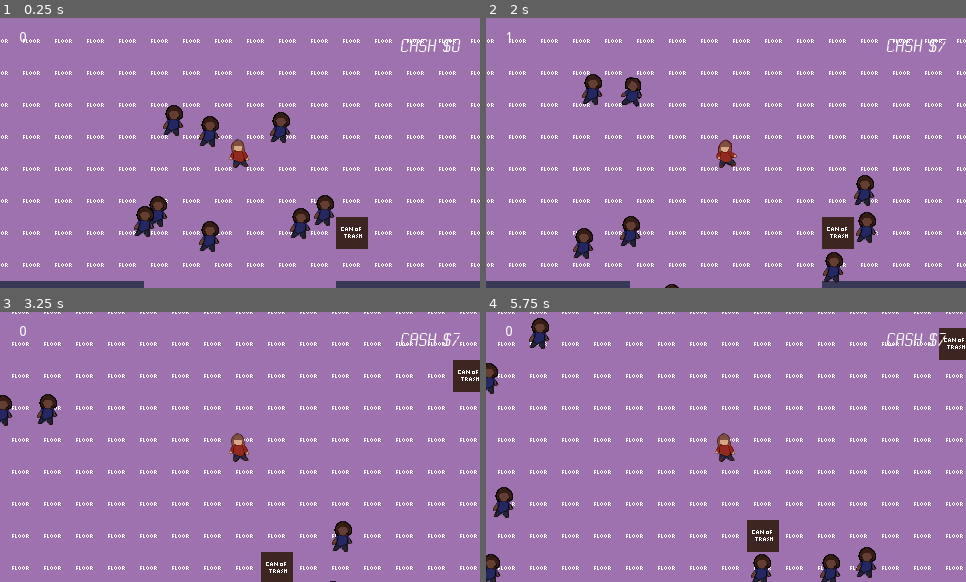
Above: before the commit, frames 1-4 (two rows, left to right).
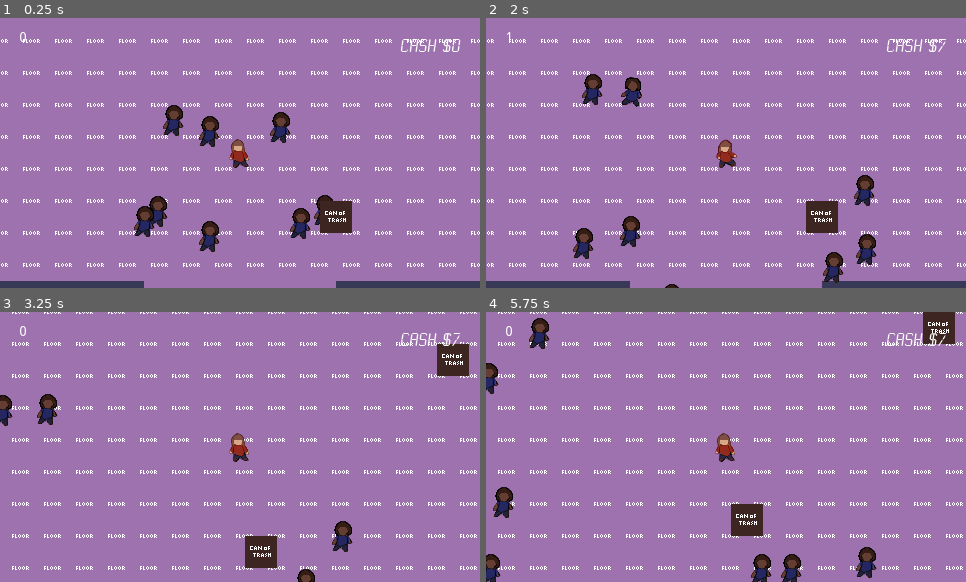
Above: after the commit, the same moments.

Repository: silentcoder99/LD46
Game: Godot game, scene res://Main.tscn
The game is run twice, just before and just after one commit, with the same random seed, the same clock (stepped at 60 frames per second) and the same inputs.
Inputs:
- Up to frame 1 (0.25 s): no input
- Up to frame 2 (2 s): tap Enter at 0.5 s; hold Right (ui_right) 0.53-1.28 s; hold E (dance) 0.53-1.28 s; hold Down (ui_down) from 1.28 s (still down); tap Space (shoo) at 1.35 s
- Up to frame 3 (3.25 s): release Down (ui_down) at 2.03 s; hold Right (ui_right) 2.03-2.78 s; hold E (dance) 2.03-2.78 s; hold Up (ui_up) from 2.78 s (still down); tap Space (shoo) at 2.85 s
- Up to frame 4 (5.75 s): release Up (ui_up) at 3.53 s; hold E (dance) 3.53-4.28 s; hold Left (ui_left) 3.53-5.03 s; tap Space (shoo) at 4.35 s; hold Down (ui_down) from 5.03 s (still down); hold E (dance) from 5.03 s (still down)

The runs differ from the first frame. In frame 1, 1.2% of the frame differs, in the area x 66-77%, y 67-86%; in frame 2, 1.9%; in frame 3, 2.4%; in frame 4, 3.0%, in the area x 51-100%, y 0-100%.

Commit message:
Fix object rendering

Diff:
--- a/Main.tscn
+++ b/Main.tscn
@@ -59,6 +59,7 @@
 [node name="ObjectMap" type="TileMap" parent="YSort"]
 tile_set = ExtResource( 3 )
 cell_size = Vector2( 32, 32 )
+cell_tile_origin = 1
 cell_y_sort = true
 format = 1
 tile_data = PoolIntArray( -196619, 1, 0, -262135, 1, 0, 131063, 1, 0, 131075, 1, 0 )
--- a/TileSet.tres
+++ b/TileSet.tres
@@ -23,7 +23,7 @@
 0/z_index = 0
 1/name = "trash can.png 1"
 1/texture = ExtResource( 2 )
-1/tex_offset = Vector2( 0, 0 )
+1/tex_offset = Vector2( -16, -16 )
 1/modulate = Color( 1, 1, 1, 1 )
 1/region = Rect2( 0, 0, 32, 32 )
 1/tile_mode = 0
@@ -33,8 +33,8 @@
 "autotile_coord": Vector2( 0, 0 ),
 "one_way": false,
 "one_way_margin": 1.0,
-"shape": SubResource( 4 ),
-"shape_transform": Transform2D( 1, 0, 0, 1, 0, 0 )
+"shape": SubResource( 1 ),
+"shape_transform": Transform2D( 1, 0, 0, 1, -16, -16 )
 } ]
 1/z_index = 0
 2/name = "wall.png 2"
Not shown: 2 places in TileSet.tres that only renumber resources
